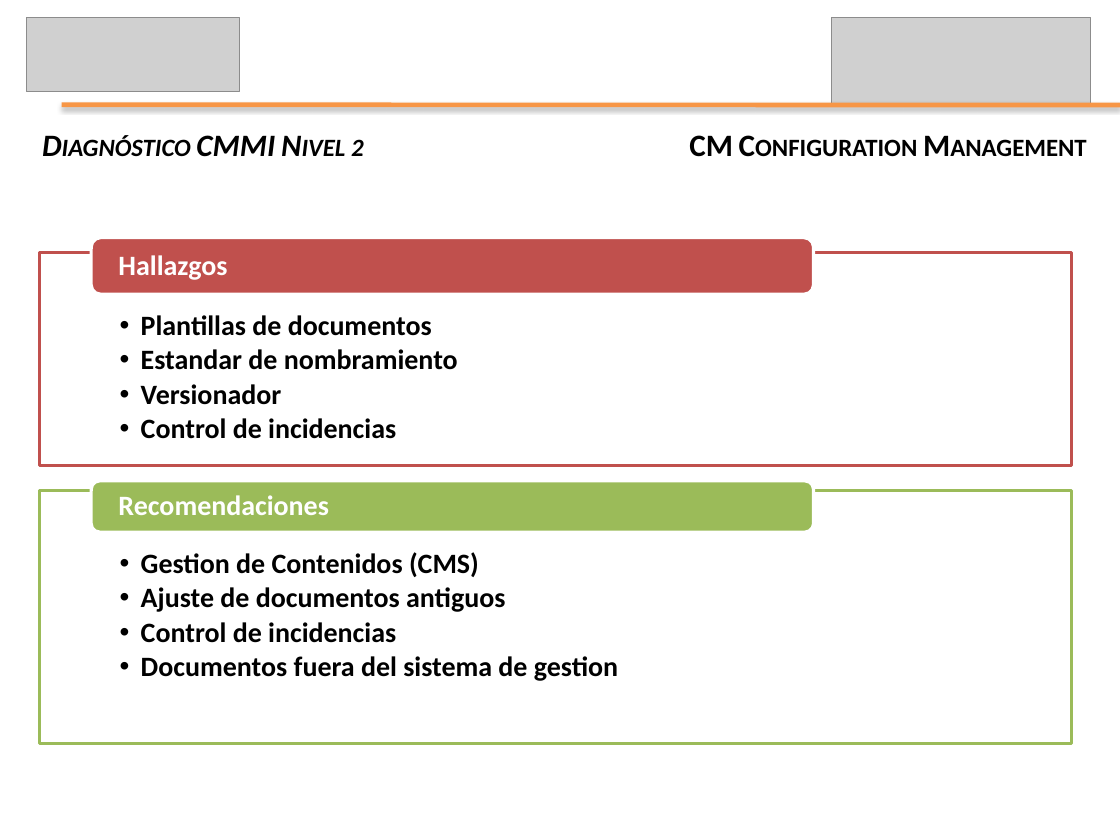
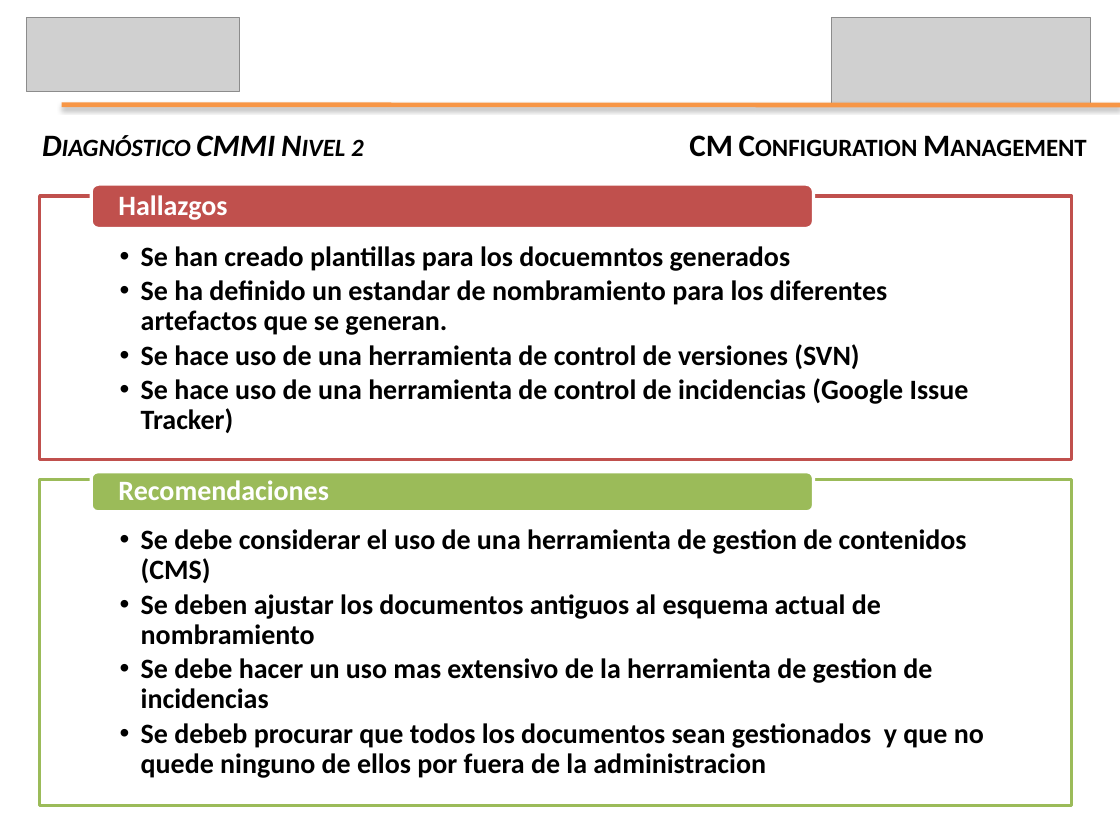
Before and after one commit to leseroth/ingenium-managment, a slide deck: slide 6 of CSOF5104 Mejoramiento de Procesos de SW/PresentacionFinal/1130PresentacionFinal.pptx. Drawn at 1120x840 pixels with LibreOffice and Linux fonts; fonts in the diff are those of the drawing; grey boxes stand for pictures. Boxes give left, top, right and bottom in pixels: in the first picture for what was removed or moved away, otherwise in the second. Text is boxed around its words. In the diff, an @@ line names an element or a change of style, - is before the commit and + after.

```diff
--- a/CSOF5104 Mejoramiento de Procesos de SW/PresentacionFinal/1130PresentacionFinal.pptx
+++ b/CSOF5104 Mejoramiento de Procesos de SW/PresentacionFinal/1130PresentacionFinal.pptx
@@ rectangle: place and size @@
-rectangle at <box>39,253,1071,466</box>
+rectangle at <box>39,196,1071,460</box>
@@ text "Hallazgos": place and size @@
-text "Hallazgos" at <box>118,255,227,280</box>
+text "Hallazgos" at <box>118,195,227,220</box>
@@ rounded rectangle: place and size @@
-rounded rectangle at <box>91,237,813,293</box>
+rounded rectangle at <box>91,185,813,230</box>
@@ text at <box>141,246,969,433</box>: text changed @@
-  •• Plantillas de documentos
-  •• Estandar de nombramiento
-  •• Versionador
-  •• Control de incidencias
+  •• Se han creado plantillas para los docuemntos generados
+  •• Se ha definido un estandar de nombramiento para los diferentes artefactos que se generan.
+  •• Se hace uso de una herramienta de control de versiones (SVN)
+  •• Se hace uso de una herramienta de control de incidencias (Google Issue Tracker)
@@ rectangle: place and size @@
-rectangle at <box>39,491,1071,744</box>
+rectangle at <box>39,479,1071,805</box>
@@ text "Recomendaciones": place and size @@
-text "Recomendaciones" at <box>118,495,328,515</box>
+text "Recomendaciones" at <box>118,480,328,500</box>
@@ rounded rectangle: place and size @@
-rounded rectangle at <box>91,480,813,532</box>
+rounded rectangle at <box>91,472,813,512</box>
@@ text at <box>141,529,984,778</box>: text changed @@
-  •• Gestion de Contenidos (CMS)
-  •• Ajuste de documentos antiguos
-  •• Control de incidencias
-  •• Documentos fuera del sistema de gestion
+  •• Se debe considerar el uso de una herramienta de gestion de contenidos (CMS)
+  •• Se deben ajustar los documentos antiguos al esquema actual de nombramiento
+  •• Se debe hacer un uso mas extensivo de la herramienta de gestion de incidencias
+  •• Se debeb procurar que todos los documentos sean gestionados y que no quede ninguno de ellos por fuera de la administracion
```
Also in this commit, not shown: 2 other slides changed.
